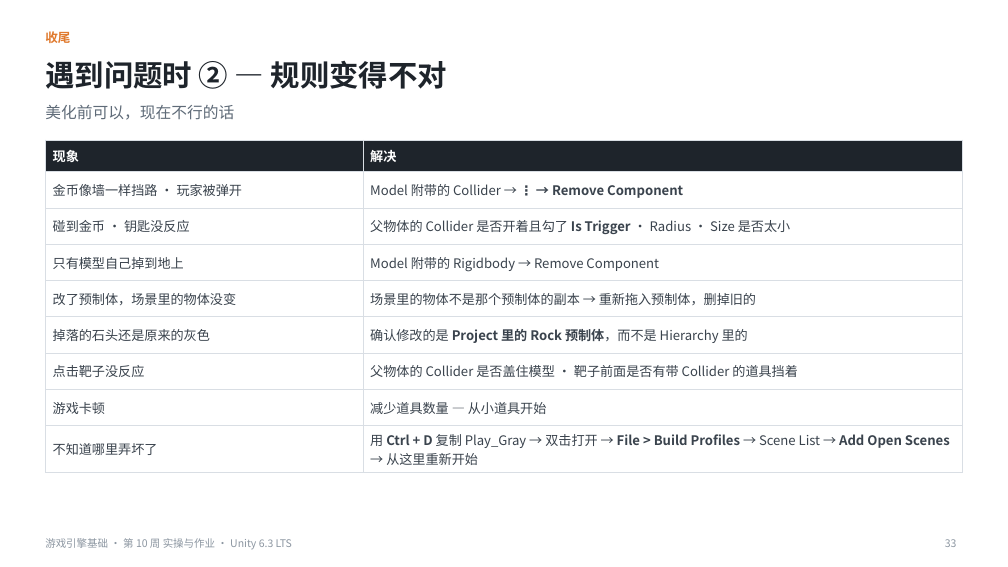
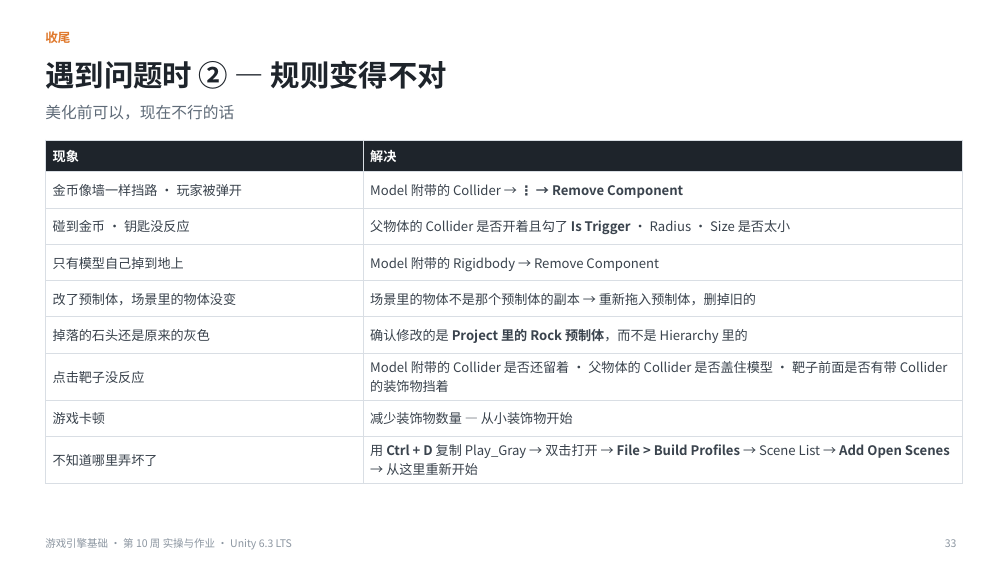
Before and after one commit to iplay-garden/game-engine-basics, a slide deck: slide 33 of 10주차/简体中文/游戏引擎基础_第10周_实操与作业指南_简体中文.pptx. Drawn at 1008x567 pixels with LibreOffice and Linux fonts; fonts in the diff are those of the drawing. Boxes give left, top, right and bottom in pixels: in the first picture for what was removed or moved away, otherwise in the second. Text is boxed around its words. In the diff, an @@ line names an element or a change of style, - is before the commit and + after.

```diff
--- a/10주차/简体中文/游戏引擎基础_第10周_实操与作业指南_简体中文.pptx
+++ b/10주차/简体中文/游戏引擎基础_第10周_实操与作业指南_简体中文.pptx
@@ table at [45,140,963,479] @@
-row 7, column 2: 父物体的 Collider 是否盖住模型 · 靶子前面是否有带 Collider 的道具挡着
+row 7, column 2: Model 附带的 Collider 是否还留着 · 父物体的 Collider 是否盖住模型 · 靶子前面是否有带 Collider 的装饰物挡着
-row 8, column 2: 减少道具数量 — 从小道具开始
+row 8, column 2: 减少装饰物数量 — 从小装饰物开始
```
Also in this commit, not shown: 17 other slides changed, 13 other files.
